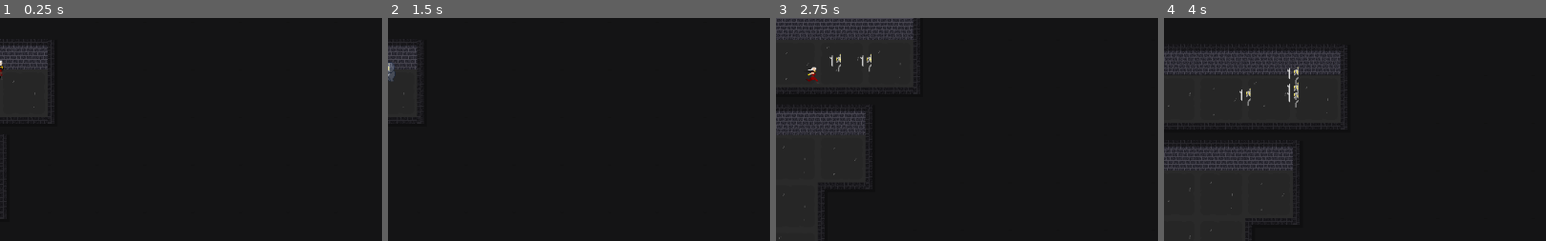
Above: before the commit, frames 1-4 (left to right).
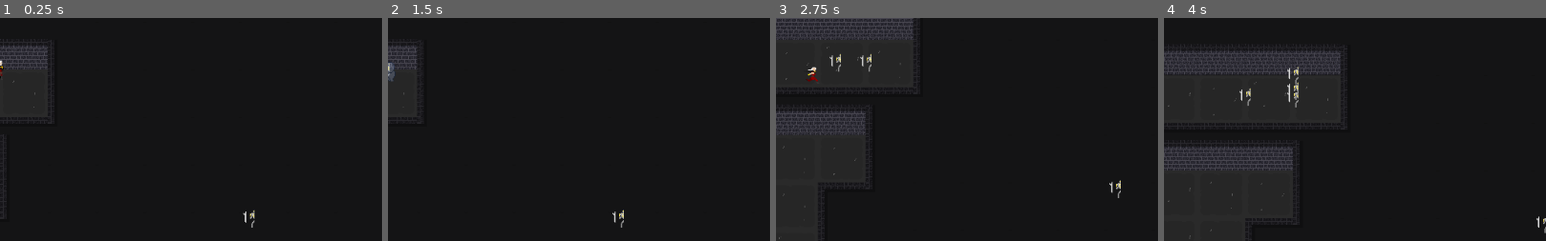
Above: after the commit, the same moments.

Repository: Overamigos/A-Dungeon-and-no-Dragon
Game: Godot game, scene res://assets/scenes/World.tscn
Two runs of this game, one before a commit and one after it. Both use one fixed random seed, a clock stepped at 60 frames per second and the inputs below.
Inputs:
- Up to frame 1 (0.25 s): no input
- Up to frame 2 (1.5 s): tap Enter at 0.5 s; hold Right (move_right) 0.53-1.28 s; tap Z (attack) at 0.6 s; hold Left (move_left) from 1.28 s (still down); tap X (dash) at 1.35 s
- Up to frame 3 (2.75 s): release Left (move_left) at 2.03 s; hold Right (move_right) from 2.03 s (still down); hold Down (move_bottom) from 2.03 s (still down)
- Up to frame 4 (4 s): release Right (move_right) at 2.78 s; release Down (move_bottom) at 2.78 s; hold Up (move_up) 2.78-3.53 s; tap Z (attack) at 2.85 s; hold Left (move_left) from 3.53 s (still down); tap X (dash) at 3.6 s
The pictures show only the part of the screen within x 50-100%, y 38-88%; the shares and areas given below are measured in that part.

The runs differ from the first frame. In frame 1, less than 0.1% of the frame differs, in the area x 63-67%, y 86-95%; in frame 2, less than 0.1%, in the area x 58-62%, y 85-95%; in frame 3, less than 0.1%; in frame 4, less than 0.1%.
Error after the commit: Invalid get index 'global_position' (on base: 'null instance'). (res://assets/scripts/Enemy.gd:21)

Commit message:
Added impact particle

Diff:
--- a/assets/scenes/World.tscn
+++ b/assets/scenes/World.tscn
@@ -1,9 +1,68 @@
-[gd_scene load_steps=5 format=2]
+[gd_scene load_steps=15 format=2]
 
 [ext_resource path="res://assets/tileset/brick_wall.tres" type="TileSet" id=1]
 [ext_resource path="res://assets/scripts/TileMap.gd" type="Script" id=2]
 [ext_resource path="res://assets/scenes/Player.tscn" type="PackedScene" id=3]
 [ext_resource path="res://assets/scripts/Timer.gd" type="Script" id=4]
+[ext_resource path="res://assets/scenes/enemy.tscn" type="PackedScene" id=5]
+[ext_resource path="res://assets/sprites/particles/star_08.png" type="Texture" id=6]
+[ext_resource path="res://assets/sprites/particles/circle_01.png" type="Texture" id=7]
+
+[sub_resource type="Curve" id=1]
+_data = [ Vector2( 0, 0 ), 0.0, 0.0, 0, 0, Vector2( 1, 1 ), 0.0, 0.0, 0, 0 ]
+
+[sub_resource type="CurveTexture" id=2]
+curve = SubResource( 1 )
+
+[sub_resource type="ParticlesMaterial" id=3]
+flag_disable_z = true
+spread = 0.0
+gravity = Vector3( 0, 0, 0 )
+angular_velocity = 164.82
+orbit_velocity = 0.0
+orbit_velocity_random = 0.0
+angle = 720.0
+angle_random = 1.0
+scale = 0.05
+scale_curve = SubResource( 2 )
+color = Color( 1, 0.972549, 0.698039, 1 )
+
+[sub_resource type="Curve" id=4]
+_data = [ Vector2( 0, 0 ), 0.0, 0.0, 0, 0, Vector2( 1, 1 ), 0.0, 0.0, 0, 0 ]
+
+[sub_resource type="CurveTexture" id=5]
+curve = SubResource( 4 )
+
+[sub_resource type="ParticlesMaterial" id=6]
+flag_disable_z = true
+gravity = Vector3( 0, 0, 0 )
+angular_velocity = 6.56204e+010
+orbit_velocity = 0.0
+orbit_velocity_random = 0.0
+scale = 0.07
+scale_curve = SubResource( 5 )
+color = Color( 1, 0.909804, 0, 1 )
+
+[sub_resource type="GDScript" id=7]
+script/source = "extends Timer
+
+# Declare member variables here. Examples:
+# var a = 2
+# var b = \"text\"
+
+# Called when the node enters the scene tree for the first time.
+func _ready():
+	pass # Replace with function body.
+
+# Called every frame. 'delta' is the elapsed time since the previous frame.
+#func _process(delta):
+#	pass
+
+
+func _on_Timer_timeout():
+	queue_free()
+	pass # Replace with function body.
+"
 
 [node name="World" type="Node2D"]
 
@@ -38,4 +97,32 @@
 [node name="Timer" type="Timer" parent="Enemies"]
 autostart = true
 script = ExtResource( 4 )
+
+[node name="Enemy" parent="." instance=ExtResource( 5 )]
+position = Vector2( 333.843, 201.665 )
+
+[node name="Particles2D" type="Particles2D" parent="."]
+position = Vector2( 346.646, 197.309 )
+emitting = false
+amount = 2
+lifetime = 0.25
+one_shot = true
+explosiveness = 1.0
+process_material = SubResource( 3 )
+texture = ExtResource( 6 )
+
+[node name="Particles2D" type="Particles2D" parent="Particles2D"]
+emitting = false
+amount = 1
+lifetime = 0.25
+one_shot = true
+process_material = SubResource( 6 )
+texture = ExtResource( 7 )
+
+[node name="Timer" type="Timer" parent="Particles2D"]
+wait_time = 0.25
+one_shot = true
+autostart = true
+script = SubResource( 7 )
 [connection signal="timeout" from="Enemies/Timer" to="Enemies/Timer" method="_on_Timer_timeout"]
+[connection signal="timeout" from="Particles2D/Timer" to="Particles2D/Timer" method="_on_Timer_timeout"]
--- /dev/null
+++ b/assets/scenes/particles/impact.tscn
@@ -0,0 +1,85 @@
+[gd_scene load_steps=10 format=2]
+
+[ext_resource path="res://assets/sprites/particles/star_08.png" type="Texture" id=1]
+[ext_resource path="res://assets/sprites/particles/circle_01.png" type="Texture" id=2]
+
+[sub_resource type="Curve" id=1]
+_data = [ Vector2( 0, 0 ), 0.0, 0.0, 0, 0, Vector2( 1, 1 ), 0.0, 0.0, 0, 0 ]
+
+[sub_resource type="CurveTexture" id=2]
+curve = SubResource( 1 )
+
+[sub_resource type="ParticlesMaterial" id=3]
+flag_disable_z = true
+spread = 0.0
+gravity = Vector3( 0, 0, 0 )
+angular_velocity = 164.82
+orbit_velocity = 0.0
+orbit_velocity_random = 0.0
+angle = 720.0
+angle_random = 1.0
+scale = 0.05
+scale_curve = SubResource( 2 )
+color = Color( 1, 0.972549, 0.698039, 1 )
+
+[sub_resource type="Curve" id=4]
+_data = [ Vector2( 0, 0 ), 0.0, 0.0, 0, 0, Vector2( 1, 1 ), 0.0, 0.0, 0, 0 ]
+
+[sub_resource type="CurveTexture" id=5]
+curve = SubResource( 4 )
+
+[sub_resource type="ParticlesMaterial" id=6]
+flag_disable_z = true
+gravity = Vector3( 0, 0, 0 )
+angular_velocity = 6.56204e+010
+orbit_velocity = 0.0
+orbit_velocity_random = 0.0
+scale = 0.07
+scale_curve = SubResource( 5 )
+color = Color( 1, 0.909804, 0, 1 )
+
+[sub_resource type="GDScript" id=7]
+script/source = "extends Timer
+
+# Declare member variables here. Examples:
+# var a = 2
+# var b = \"text\"
+
+# Called when the node enters the scene tree for the first time.
+func _ready():
+	pass # Replace with function body.
+
+# Called every frame. 'delta' is the elapsed time since the previous frame.
+#func _process(delta):
+#	pass
+
+
+func _on_Timer_timeout():
+	queue_free()
+	pass # Replace with function body.
+"
+
+[node name="Particles2D" type="Particles2D"]
+position = Vector2( 346.646, 197.309 )
+emitting = false
+amount = 2
+lifetime = 0.25
+one_shot = true
+explosiveness = 1.0
+process_material = SubResource( 3 )
+texture = ExtResource( 1 )
+
+[node name="Particles2D" type="Particles2D" parent="."]
+emitting = false
+amount = 1
+lifetime = 0.25
+one_shot = true
+process_material = SubResource( 6 )
+texture = ExtResource( 2 )
+
+[node name="Timer" type="Timer" parent="."]
+wait_time = 0.25
+one_shot = true
+autostart = true
+script = SubResource( 7 )
+[connection signal="timeout" from="Timer" to="Timer" method="_on_Timer_timeout"]
Not shown, added: assets/sprites/enemies/SteamEmu/stats.ini
Binary file added: assets/sprites/enemies/concept2_attack_impact.ase
Binary file added: assets/sprites/particles/circle_01.png
Not shown, added: assets/sprites/particles/circle_01.png.import
Binary file added: assets/sprites/particles/circle_02.png
Not shown, added: assets/sprites/particles/circle_02.png.import
Binary file added: assets/sprites/particles/circle_03.png
Not shown, added: assets/sprites/particles/circle_03.png.import
Binary file added: assets/sprites/particles/circle_04.png
Not shown, added: assets/sprites/particles/circle_04.png.import
Binary file added: assets/sprites/particles/circle_05.png
Not shown, added: assets/sprites/particles/circle_05.png.import
(and 151 more such lines)
